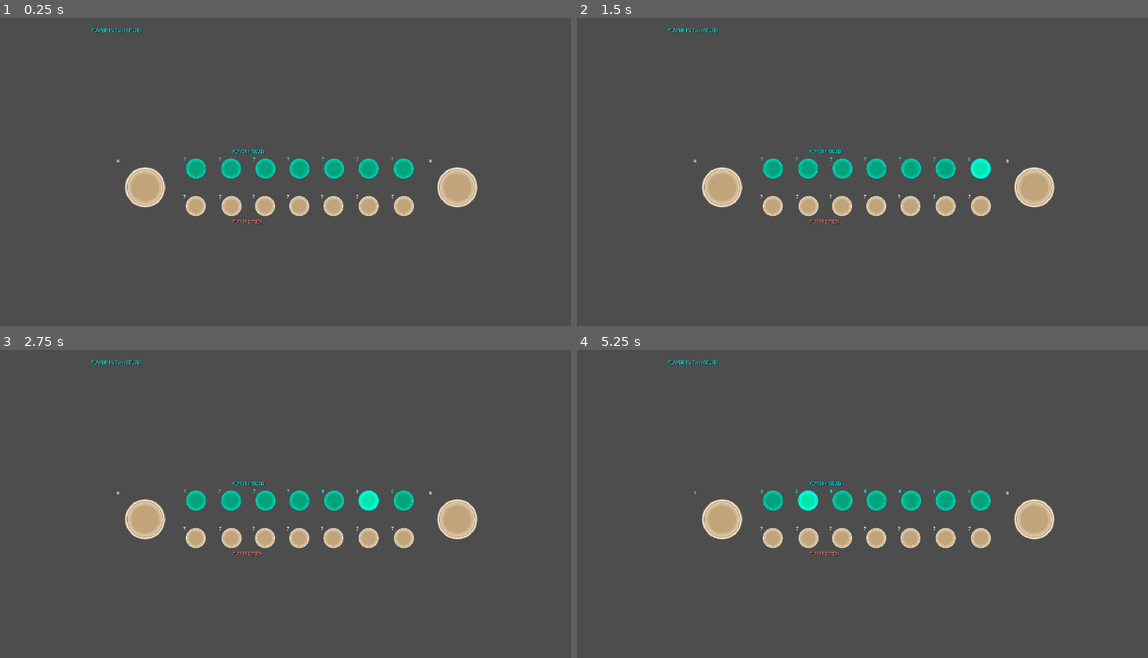
Above: before the commit, frames 1-4 (two rows, left to right).
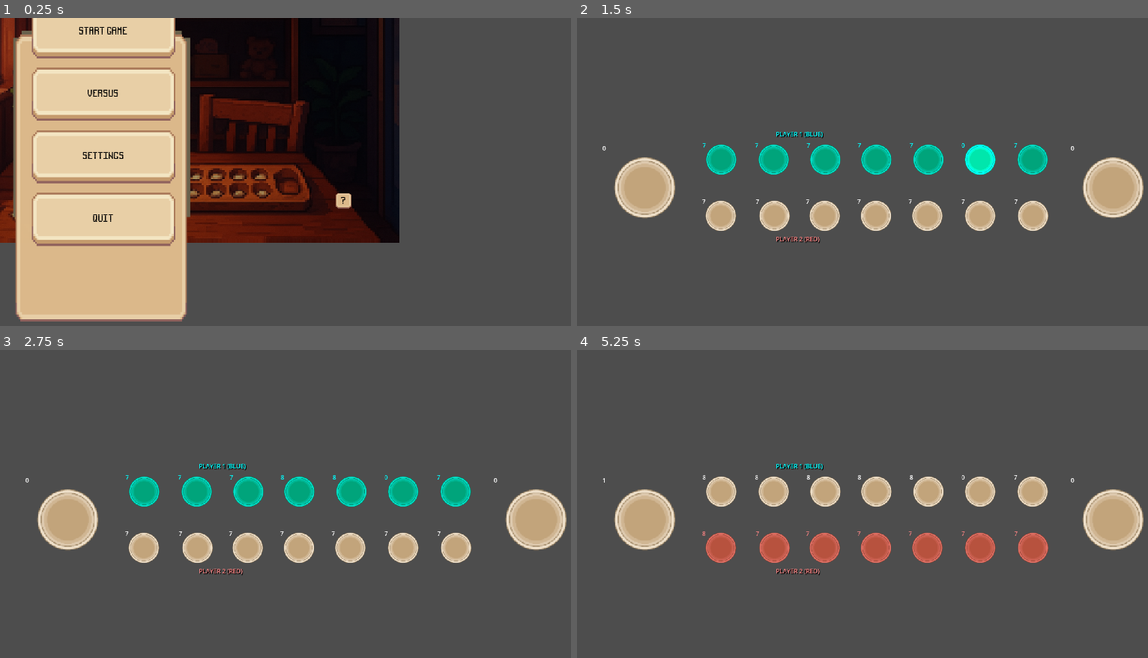
Above: after the commit, the same moments.

Repository: Hoplyman/GameHackathon-Achuuuspekoply
Game: Godot game, scene res://Main Menu/main_menu.tscn
Two runs of this game, one before a commit and one after it. Both use one fixed random seed, a clock stepped at 60 frames per second and the inputs below. Before the commit the project starts from res://scenes/Board.tscn.
Inputs (mouse positions are in pixels of both pictures, inside the frame that each line leads up to):
- Up to frame 1 (0.25 s): no input
- Up to frame 2 (1.5 s): click (679, 91) at 0.5 s, where only the run after the commit has a clickable "Versus"; tap Enter at 1.25 s; move the mouse to (982, 168) at 1.27 s; click (982, 168) at 1.42 s
- Up to frame 3 (2.75 s): tap Space at 2 s; move the mouse to (371, 500) at 2.02 s; click (371, 500) at 2.17 s
- Up to frame 4 (5.25 s): tap Enter at 2.75, 4.25 s; move the mouse to (913, 500) at 2.77 s; click (913, 500) at 2.92 s; tap Space at 3.5, 5 s; move the mouse to (873, 500) at 3.52 s; click (873, 500) at 3.67 s; move the mouse to (845, 500) at 4.27 s; click (845, 500) at 4.42 s; move the mouse to (805, 500) at 5.02 s; click (805, 500) at 5.17 s

The runs differ from the first frame. In frame 1, 60% of the frame differs, in the area x 0-84%, y 0-99%; in frame 2, 12%; in frame 3, 12%; in frame 4, 12%.

Commit message:
Update main menu scene transitions and signals
Changed main menu button signal connections to use dedicated methods for Start and Versus buttons, both now loading 'res://scenes/Board.tscn'. Updated main scene UID in project settings and level scene UIDs for consistency.

Diff:
--- a/Main Menu/main_menu.gd
+++ b/Main Menu/main_menu.gd
@@ -3,12 +3,17 @@
 
 
 func _on_start_pressed():
-	get_tree().change_scene_to_file("Game Scene chuchu")
+	get_tree().change_scene_to_file("res://scenes/Board.tscn")
 
 
 func _on_options_pressed():
 	get_tree().change_scene_to_file("Options")
 
 
+
 func _on_quit_pressed():
 	get_tree().quit()
+
+
+func _on_versus_pressed():
+	get_tree().change_scene_to_file("res://scenes/Board.tscn")
--- a/Main Menu/main_menu.tscn
+++ b/Main Menu/main_menu.tscn
@@ -134,6 +134,4 @@
 text = "?"
 
 [connection signal="pressed" from="Button_Container/Start" to="." method="_on_start_pressed"]
-[connection signal="pressed" from="Button_Container/Versus" to="." method="_on_start_pressed"]
-[connection signal="pressed" from="Button_Container/Settings" to="." method="_on_start_pressed"]
-[connection signal="pressed" from="Button_Container/Quit" to="." method="_on_start_pressed"]
+[connection signal="pressed" from="Button_Container/Versus" to="." method="_on_versus_pressed"]
--- a/project.godot
+++ b/project.godot
@@ -11,7 +11,7 @@
 [application]
 
 config/name="Sungka"
-run/main_scene="uid://5gfo7bqx7y0u"
+run/main_scene="uid://c7ycxw704aoix"
 config/features=PackedStringArray("4.4", "GL Compatibility")
 config/icon="res://Main Menu/icon.svg"
 
Not shown: 1 places in levels/game_level.tscn that only renumber resources
Not shown: 1 places in levels/main_game.tscn that only renumber resources
